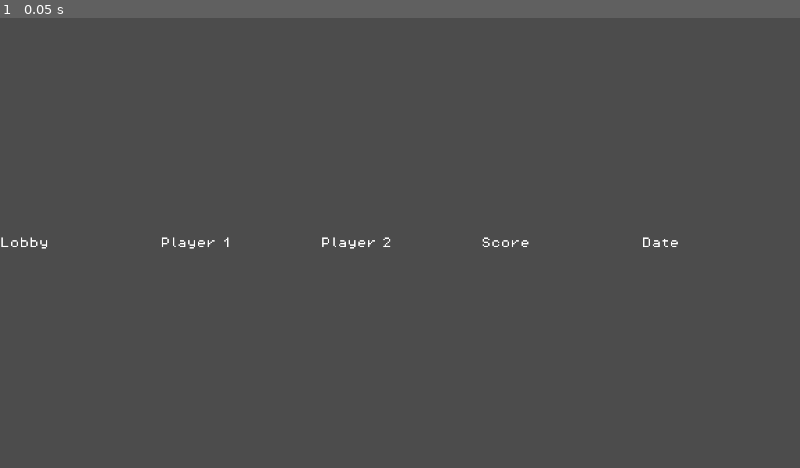
Above: before the commit, frame 1.
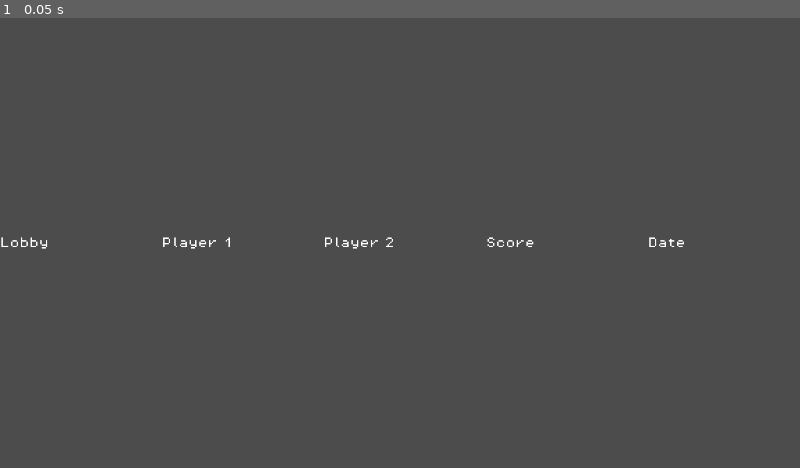
Above: after the commit, the same moment.

Repository: sublollipp/resonant_runners
Game: Godot game, scene res://Scenes/UI/leadeboard_score.tscn
Same seed, same stepped clock (60 frames per second), same inputs: the game is played once before the commit and once after it. This scene is started directly instead of the project's main scene.
Inputs:
- Up to frame 1 (0.05 s): no input

The runs differ from the first frame. In frame 1, 0.3% of the frame differs, in the area x 20-86%, y 48-52%.

Commit message:
One time use dynamisk portaler

Diff:
--- a/Scenes/Segments/Easy/Easy10.tscn
+++ b/Scenes/Segments/Easy/Easy10.tscn
@@ -11,24 +11,28 @@
 [node name="ColorGate" parent="." index="1" node_paths=PackedStringArray("pairedPortal") instance=ExtResource("2_af62x")]
 points = PackedVector2Array(52, -100, 86, -100.1)
 default_color = Color(0, 1, 1, 1)
+onetimeuse = true
 color = "Cyan"
 pairedPortal = NodePath("../ColorGate2")
 
 [node name="ColorGate2" parent="." index="2" node_paths=PackedStringArray("pairedPortal") instance=ExtResource("2_af62x")]
 position = Vector2(299, -203)
-points = PackedVector2Array(-49, 32, 0, 32)
+points = PackedVector2Array(-49, 32, 0, 32.1)
 default_color = Color(0, 1, 1, 1)
+onetimeuse = false
 color = "Cyan"
 pairedPortal = NodePath("../ColorGate")
 
 [node name="ColorGate3" parent="." index="3" node_paths=PackedStringArray("pairedPortal") instance=ExtResource("2_af62x")]
 position = Vector2(109, -33)
 default_color = Color(1, 0.647059, 0, 1)
+onetimeuse = false
 color = "Orange"
 pairedPortal = NodePath("../ColorGate4")
 
 [node name="ColorGate4" parent="." index="4" node_paths=PackedStringArray("pairedPortal") instance=ExtResource("2_af62x")]
 position = Vector2(226, -32)
 default_color = Color(1, 0.647059, 0, 1)
+onetimeuse = false
 color = "Orange"
 pairedPortal = NodePath("../ColorGate3")
--- a/Scenes/Segments/Easy/Easy11.tscn
+++ b/Scenes/Segments/Easy/Easy11.tscn
@@ -10,11 +10,13 @@
 
 [node name="ColorGate" parent="." index="1" node_paths=PackedStringArray("pairedPortal") instance=ExtResource("2_c83oi")]
 position = Vector2(540, 17)
-points = PackedVector2Array(-137, 18, 2, 18)
+points = PackedVector2Array(-137, 18, 2, 18.1)
+onetimeuse = false
 pairedPortal = NodePath("../ColorGate2")
 
 [node name="ColorGate2" parent="." index="2" node_paths=PackedStringArray("pairedPortal") instance=ExtResource("2_c83oi")]
 position = Vector2(613, -282)
-points = PackedVector2Array(82, 18, 2, 18)
+points = PackedVector2Array(82, 18, 2, 18.1)
 flipExitPortal = true
+onetimeuse = false
 pairedPortal = NodePath("../ColorGate")
--- a/Scenes/Segments/Easy/Easy2.tscn
+++ b/Scenes/Segments/Easy/Easy2.tscn
@@ -12,15 +12,17 @@
 
 [node name="ColorGate" parent="." index="1" node_paths=PackedStringArray("pairedPortal") instance=ExtResource("2_qdw5x")]
 position = Vector2(163, -36)
-points = PackedVector2Array(45, 32, -3, 32)
+points = PackedVector2Array(45, 32, -3, 32.1)
 default_color = Color(0, 1, 1, 1)
+onetimeuse = true
 color = "Cyan"
 pairedPortal = NodePath("../ColorGate2")
 
 [node name="ColorGate2" parent="." index="2" node_paths=PackedStringArray("pairedPortal") instance=ExtResource("2_qdw5x")]
 position = Vector2(162, -288)
-points = PackedVector2Array(36, 32, 0, 32)
+points = PackedVector2Array(36, 32, 0, 32.1)
 default_color = Color(0, 1, 1, 1)
+onetimeuse = false
 color = "Cyan"
 pairedPortal = NodePath("../ColorGate")
 
--- a/Scenes/Segments/Easy/Easy4.tscn
+++ b/Scenes/Segments/Easy/Easy4.tscn
@@ -12,27 +12,31 @@
 
 [node name="ColorGate" parent="." index="1" node_paths=PackedStringArray("pairedPortal") instance=ExtResource("2_v4j8q")]
 position = Vector2(49, -30)
-points = PackedVector2Array(46, 32, 0, 32)
+points = PackedVector2Array(46, 32, 0, 32.1)
 default_color = Color(0, 1, 1, 1)
+onetimeuse = true
 color = "Cyan"
 pairedPortal = NodePath("../ColorGate2")
 
 [node name="ColorGate2" parent="." index="2" node_paths=PackedStringArray("pairedPortal") instance=ExtResource("2_v4j8q")]
 position = Vector2(207, -204)
-points = PackedVector2Array(36, 32, 0, 32)
+points = PackedVector2Array(36, 32, 0, 32.1)
 default_color = Color(0, 1, 1, 1)
+onetimeuse = false
 color = "Cyan"
 pairedPortal = NodePath("../ColorGate")
 
 [node name="ColorGate3" parent="." index="3" node_paths=PackedStringArray("pairedPortal") instance=ExtResource("2_v4j8q")]
 position = Vector2(110, -33)
 default_color = Color(1, 0.647059, 0, 1)
+onetimeuse = false
 color = "Orange"
 pairedPortal = NodePath("../ColorGate4")
 
 [node name="ColorGate4" parent="." index="4" node_paths=PackedStringArray("pairedPortal") instance=ExtResource("2_v4j8q")]
 position = Vector2(195, -35)
 default_color = Color(1, 0.647059, 0, 1)
+onetimeuse = false
 color = "Orange"
 pairedPortal = NodePath("../ColorGate3")
 
--- a/Scenes/Segments/Easy/Easy6.tscn
+++ b/Scenes/Segments/Easy/Easy6.tscn
@@ -12,14 +12,16 @@
 
 [node name="ColorGate" parent="." index="1" node_paths=PackedStringArray("pairedPortal") instance=ExtResource("2_sxptj")]
 position = Vector2(48, -36)
-points = PackedVector2Array(80, 32, 0, 32)
+points = PackedVector2Array(80, 32, 0, 32.1)
 default_color = Color(0, 1, 1, 1)
+onetimeuse = true
 color = "Cyan"
 pairedPortal = NodePath("../ColorGate2")
 
 [node name="ColorGate2" parent="." index="2" node_paths=PackedStringArray("pairedPortal") instance=ExtResource("2_sxptj")]
 position = Vector2(147, -194)
 default_color = Color(0, 1, 1, 1)
+onetimeuse = false
 color = "Cyan"
 pairedPortal = NodePath("../ColorGate")
 
@@ -27,12 +29,14 @@
 position = Vector2(145, -34)
 points = PackedVector2Array(0, -14, 0.1, 33)
 default_color = Color(1, 0.647059, 0, 1)
+onetimeuse = false
 color = "Orange"
 pairedPortal = NodePath("../ColorGate4")
 
 [node name="ColorGate4" parent="." index="4" node_paths=PackedStringArray("pairedPortal") instance=ExtResource("2_sxptj")]
 position = Vector2(147, -115)
 default_color = Color(1, 0.647059, 0, 1)
+onetimeuse = false
 color = "Orange"
 pairedPortal = NodePath("../ColorGate3")
 
--- a/Scenes/UI/leadeboard_score.tscn
+++ b/Scenes/UI/leadeboard_score.tscn
@@ -4,12 +4,14 @@
 [ext_resource type="FontFile" uid="uid://3e2nchtdogv" path="res://Assets/Fonts/PixelOperator8.ttf" id="2_uwwps"]
 
 [node name="LeadeboardScore" type="HBoxContainer"]
+clip_contents = true
 anchors_preset = 15
 anchor_right = 1.0
 anchor_bottom = 1.0
 grow_horizontal = 2
 grow_vertical = 2
 size_flags_horizontal = 3
+theme_override_constants/separation = 15
 script = ExtResource("1_lbfv2")
 
 [node name="LobbyLabel" type="Label" parent="."]
@@ -19,6 +21,7 @@
 theme_override_fonts/font = ExtResource("2_uwwps")
 text = "Lobby"
 vertical_alignment = 1
+clip_text = true
 
 [node name="Player1Label" type="Label" parent="."]
 layout_mode = 2
@@ -27,6 +30,7 @@
 theme_override_fonts/font = ExtResource("2_uwwps")
 text = "Player 1"
 vertical_alignment = 1
+clip_text = true
 
 [node name="Player2Label" type="Label" parent="."]
 layout_mode = 2
@@ -35,6 +39,7 @@
 theme_override_fonts/font = ExtResource("2_uwwps")
 text = "Player 2"
 vertical_alignment = 1
+clip_text = true
 
 [node name="ScoreLabel" type="Label" parent="."]
 layout_mode = 2
@@ -51,3 +56,4 @@
 theme_override_fonts/font = ExtResource("2_uwwps")
 text = "Date"
 vertical_alignment = 1
+clip_text = true
--- a/Scripts/color_gate.gd
+++ b/Scripts/color_gate.gd
@@ -3,13 +3,22 @@
 class_name ColorGate extends Line2D
 
 @export var flipExitPortal : bool = false
-var used : bool = false
+@export var onetimeuse : bool = false
+
+var used : bool = false:
+	set(nv):
+		if (onetimeuse):
+			used = nv
+		else:
+			used = false
 
 var lineColor : Color = Color.WHITE
 var angle : float = 0 # Portalens vinkel med vandret
 var flipOutput : bool = false
 
 func _ready() -> void:
+	if pairedPortal.onetimeuse:
+		onetimeuse = true
 	if (points[0].x == points[1].x):
 		points[1].x += 0.1
 	if (points[0].y == points[1].y):
--- a/Scripts/gamescript.gd
+++ b/Scripts/gamescript.gd
@@ -48,7 +48,7 @@
 			ResonantRunners.addScore(lobbyname, player1, player2, int($CamController.position.x / 100))
 	gameover = true
 
-func death():
+func death() -> void:
 	savescore()
 	GDSync.call_func(Callable(self, "savescore"))
 
--- a/Scripts/leadeboard_score.gd
+++ b/Scripts/leadeboard_score.gd
@@ -2,7 +2,7 @@
 
 func load_score(score : Dictionary) -> void:
 	var date : String = score["date"]
-	$DateLabel.text = date.uri_decode()
+	$DateLabel.text = date.split(" ")[0].uri_decode() # Får kun datoen - ligeglad med tid
 	$LobbyLabel.text = score["lobby name"].uri_decode()
 	$Player1Label.text = score["player 1"].uri_decode()
 	$Player2Label.text = score["player 2"].uri_decode()
